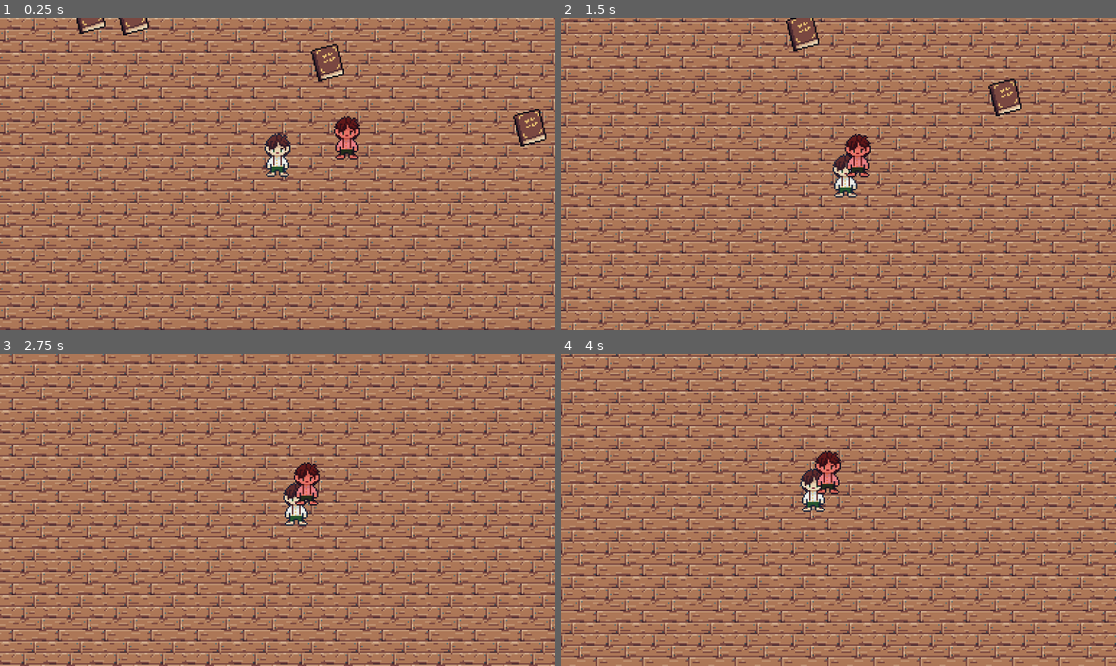
Above: before the commit, frames 1-4 (two rows, left to right).
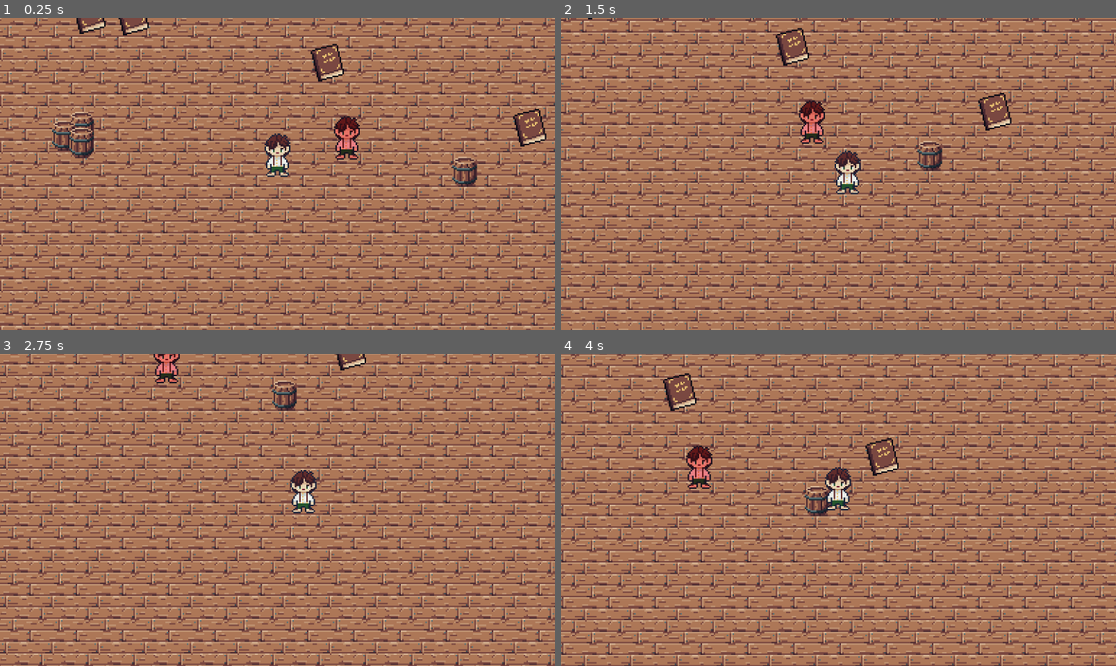
Above: after the commit, the same moments.

Repository: peterakerblom/hoblib
Game: Godot game, scene res://scenes/level.tscn
Same seed, same stepped clock (60 frames per second), same inputs: the game is played once before the commit and once after it. The engine's default icon, where the game draws it, is replaced by a stand-in: a white triangle on a blue panel in a dark square.
Inputs:
- Up to frame 1 (0.25 s): no input
- Up to frame 2 (1.5 s): tap Enter at 0.5 s; hold Right (right) 0.53-1.28 s; tap E (interact) at 0.6, 1.35 s; hold Down (down) from 1.28 s (still down)
- Up to frame 3 (2.75 s): release Down (down) at 2.03 s; hold Right (right) from 2.03 s (still down); tap E (interact) at 2.1 s
- Up to frame 4 (4 s): release Right (right) at 2.78 s; hold Up (up) 2.78-3.53 s; tap E (interact) at 2.85, 3.6 s; hold Left (left) from 3.53 s (still down)

The runs differ from the first frame. In frame 1, 59% of the frame differs, in the area x 0-100%, y 0-100%; in frame 2, 51%; in frame 3, 43%; in frame 4, 59%.

Commit message:
statics

Diff:
--- a/scenes/level.tscn
+++ b/scenes/level.tscn
@@ -1,11 +1,13 @@
-[gd_scene load_steps=9 format=4 uid="uid://bdgtwvlxpmmco"]
+[gd_scene load_steps=11 format=4 uid="uid://bdgtwvlxpmmco"]
 
 [ext_resource type="PackedScene" uid="uid://y8nkr4q7j845" path="res://scenes/player/player.tscn" id="1_85457"]
 [ext_resource type="Texture2D" uid="uid://b4k7g5grdfjb7" path="res://assets/tiles/wood_floor_tiles.png" id="1_sh2hu"]
 [ext_resource type="PackedScene" uid="uid://c7wqa8xl3a25h" path="res://scenes/interactables/bookshelf.tscn" id="2_25ivq"]
+[ext_resource type="PackedScene" uid="uid://ks21nhsaicng" path="res://scenes/static_objects/bench.tscn" id="2_w8vj1"]
 [ext_resource type="PackedScene" uid="uid://bprhvjfh1d5yy" path="res://scenes/interactables/book_pickup.tscn" id="3_sriv0"]
 [ext_resource type="PackedScene" uid="uid://cwjxpvnifk5ur" path="res://scenes/interactables/fireplace.tscn" id="4_wn6kq"]
-[ext_resource type="PackedScene" uid="uid://bnxlb4muubu2e" path="res://scenes/npc/visior.tscn" id="6_mbvq3"]
+[ext_resource type="PackedScene" uid="uid://bnxlb4muubu2e" path="res://scenes/visior.tscn" id="6_mbvq3"]
+[ext_resource type="PackedScene" uid="uid://crph7v8bvy8qr" path="res://scenes/static_objects/barrel.tscn" id="8_nbml1"]
 
 [sub_resource type="TileSetAtlasSource" id="TileSetAtlasSource_e65ai"]
 texture = ExtResource("1_sh2hu")
@@ -20,26 +22,16 @@
 sources/0 = SubResource("TileSetAtlasSource_e65ai")
 
 [node name="Level" type="Node2D"]
+y_sort_enabled = true
 
 [node name="TileMapLayer" type="TileMapLayer" parent="."]
 rendering_quadrant_size = 32
 
 [node name="Floor" type="TileMapLayer" parent="TileMapLayer"]
 texture_filter = 1
+position = Vector2(2, -3)
 tile_map_data = PackedByteArray("AAD+//7/AAAAAAAAAAD+////AAAAAAAAAAD+/wAAAAAAAAAAAAD+/wEAAAAAAAAAAAD+/wIAAAAAAAAAAAD+/w …(47296 unchanged characters)…
 tile_set = SubResource("TileSet_w7vxi")
-
-[node name="BookPickup" parent="." instance=ExtResource("3_sriv0")]
-position = Vector2(432, 255)
-
-[node name="BookPickup2" parent="." instance=ExtResource("3_sriv0")]
-position = Vector2(297, 223)
-
-[node name="BookPickup3" parent="." instance=ExtResource("3_sriv0")]
-position = Vector2(572, 300)
-
-[node name="BookPickup4" parent="." instance=ExtResource("3_sriv0")]
-position = Vector2(267, 222)
 
 [node name="Bookshelf" parent="." instance=ExtResource("2_25ivq")]
 position = Vector2(455, 104)
@@ -49,6 +41,7 @@
 
 [node name="Player" parent="." instance=ExtResource("1_85457")]
 position = Vector2(398, 333)
+motion_mode = 1
 
 [node name="Camera2D" type="Camera2D" parent="Player"]
 zoom = Vector2(3, 3)
@@ -59,3 +52,36 @@
 
 [node name="Visior" parent="." instance=ExtResource("6_mbvq3")]
 position = Vector2(446, 322)
+motion_mode = 1
+
+[node name="Bench" parent="." instance=ExtResource("2_w8vj1")]
+position = Vector2(551, 204)
+
+[node name="Bench2" parent="." instance=ExtResource("2_w8vj1")]
+position = Vector2(575, 204)
+
+[node name="pickups" type="Node2D" parent="."]
+
+[node name="BookPickup" parent="pickups" instance=ExtResource("3_sriv0")]
+position = Vector2(432, 255)
+
+[node name="BookPickup2" parent="pickups" instance=ExtResource("3_sriv0")]
+position = Vector2(297, 223)
+
+[node name="BookPickup3" parent="pickups" instance=ExtResource("3_sriv0")]
+position = Vector2(572, 300)
+
+[node name="BookPickup4" parent="pickups" instance=ExtResource("3_sriv0")]
+position = Vector2(267, 222)
+
+[node name="Barrel" parent="." instance=ExtResource("8_nbml1")]
+position = Vector2(262, 303)
+
+[node name="Barrel2" parent="." instance=ExtResource("8_nbml1")]
+position = Vector2(262, 314)
+
+[node name="Barrel3" parent="." instance=ExtResource("8_nbml1")]
+position = Vector2(250, 309)
+
+[node name="Barrel4" parent="." instance=ExtResource("8_nbml1")]
+position = Vector2(527, 334)
--- /dev/null
+++ b/scenes/static_objects/barrel.tscn
@@ -0,0 +1,16 @@
+[gd_scene load_steps=3 format=3 uid="uid://crph7v8bvy8qr"]
+
+[ext_resource type="Texture2D" uid="uid://drnu7yxv4phbt" path="res://assets/barrel_32.png" id="1_bnayy"]
+
+[sub_resource type="CircleShape2D" id="CircleShape2D_xrpor"]
+radius = 8.0
+
+[node name="Barrel" type="StaticBody2D"]
+texture_filter = 1
+
+[node name="Sprite2D" type="Sprite2D" parent="."]
+position = Vector2(1, -2)
+texture = ExtResource("1_bnayy")
+
+[node name="CollisionShape2D" type="CollisionShape2D" parent="."]
+shape = SubResource("CircleShape2D_xrpor")
--- /dev/null
+++ b/scenes/static_objects/bench.tscn
@@ -0,0 +1,15 @@
+[gd_scene load_steps=3 format=3 uid="uid://ks21nhsaicng"]
+
+[ext_resource type="Texture2D" uid="uid://8qp4s8v0gi4u" path="res://assets/wood_bench_32.png" id="1_0jy0o"]
+
+[sub_resource type="RectangleShape2D" id="RectangleShape2D_ftiyt"]
+size = Vector2(22, 8)
+
+[node name="Bench" type="StaticBody2D"]
+texture_filter = 1
+
+[node name="Sprite2D" type="Sprite2D" parent="."]
+texture = ExtResource("1_0jy0o")
+
+[node name="CollisionShape2D" type="CollisionShape2D" parent="."]
+shape = SubResource("RectangleShape2D_ftiyt")
Renamed: scenes/npc/visior.tscn -> scenes/visior.tscn
